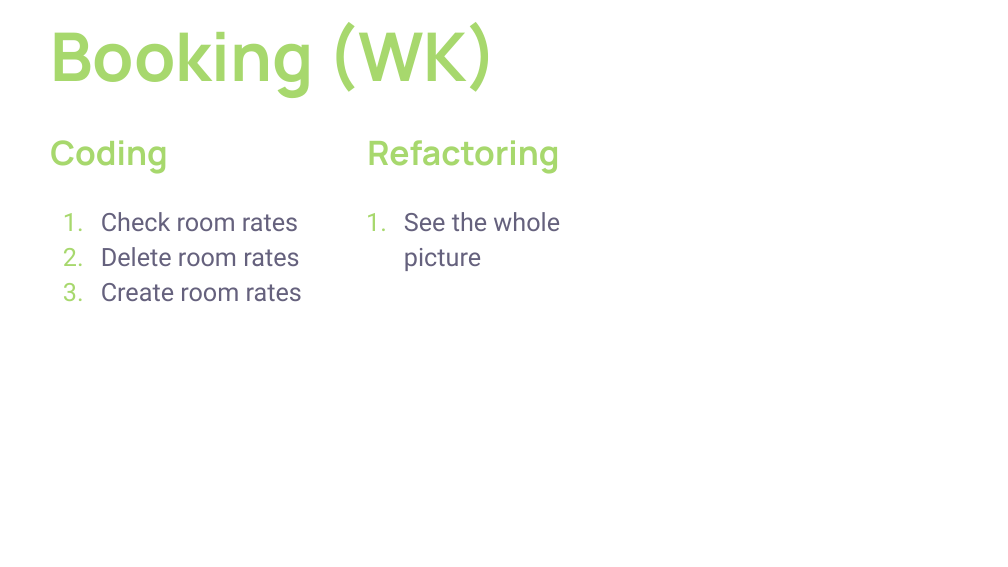
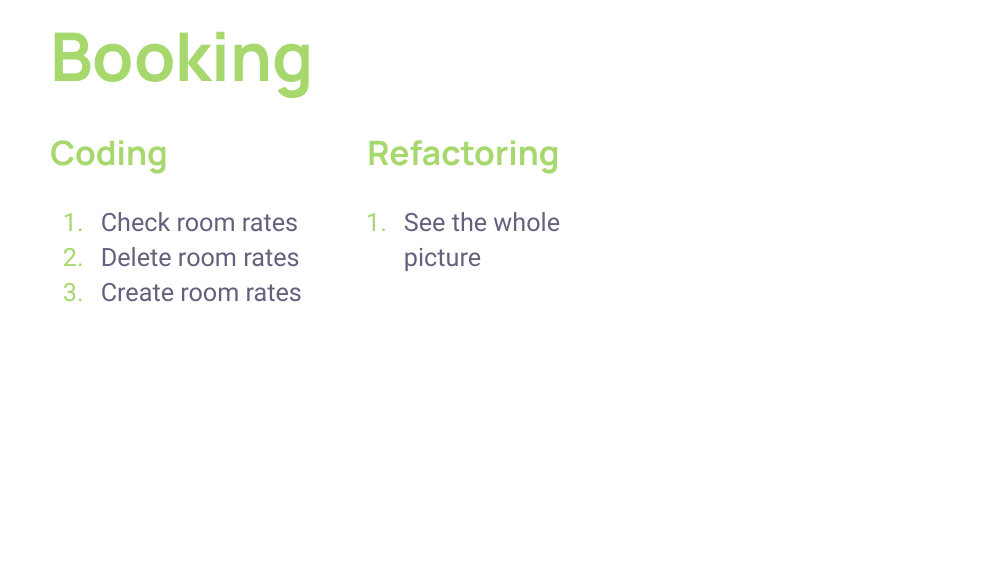
Before and after one commit to XandeK/swen3powerpoint, a slide deck: slide 2 of SWEN presentation 3.pptx. Drawn at 1008x567 pixels with LibreOffice and Linux fonts; fonts in the diff are those of the drawing; background and template pictures are left out. Boxes give left, top, right and bottom in pixels: in the first picture for what was removed or moved away, otherwise in the second. Text is boxed around its words. In the diff, an @@ line names an element or a change of style, - is before the commit and + after.

```diff
--- a/SWEN presentation 3.pptx
+++ b/SWEN presentation 3.pptx
@@ title at [50, 32, 314, 98]: text changed @@
-Booking (WK)
+Booking
```
Also in this commit, not shown: 6 other slides changed.
